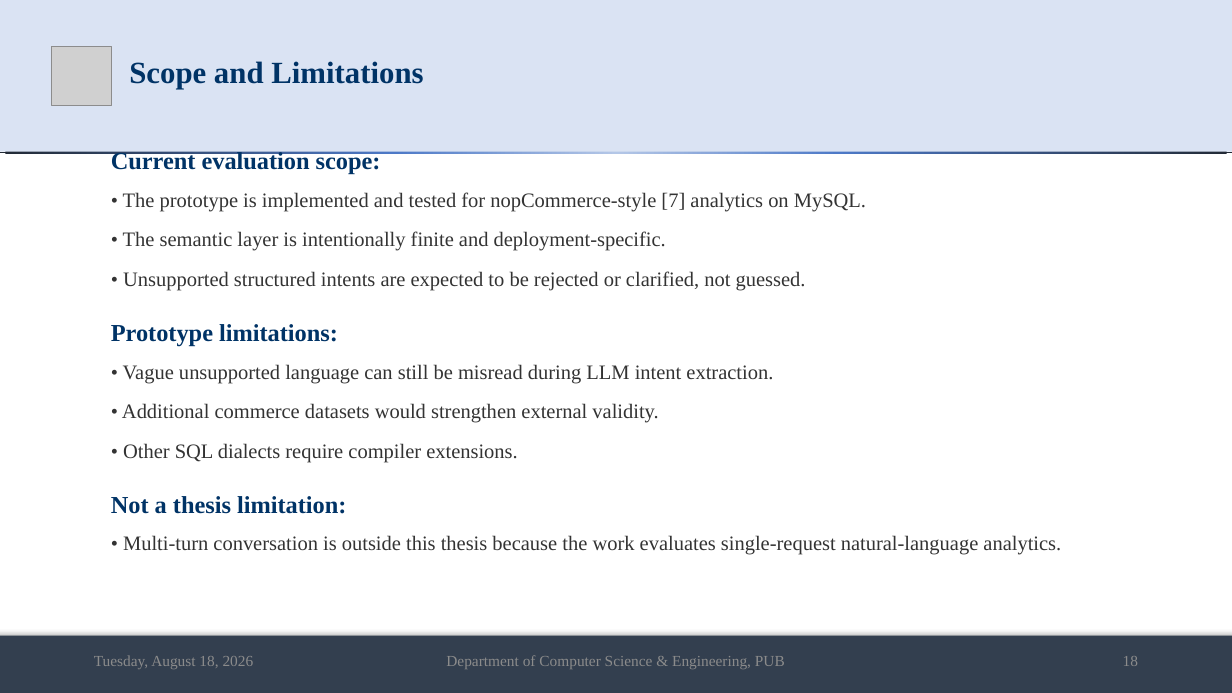
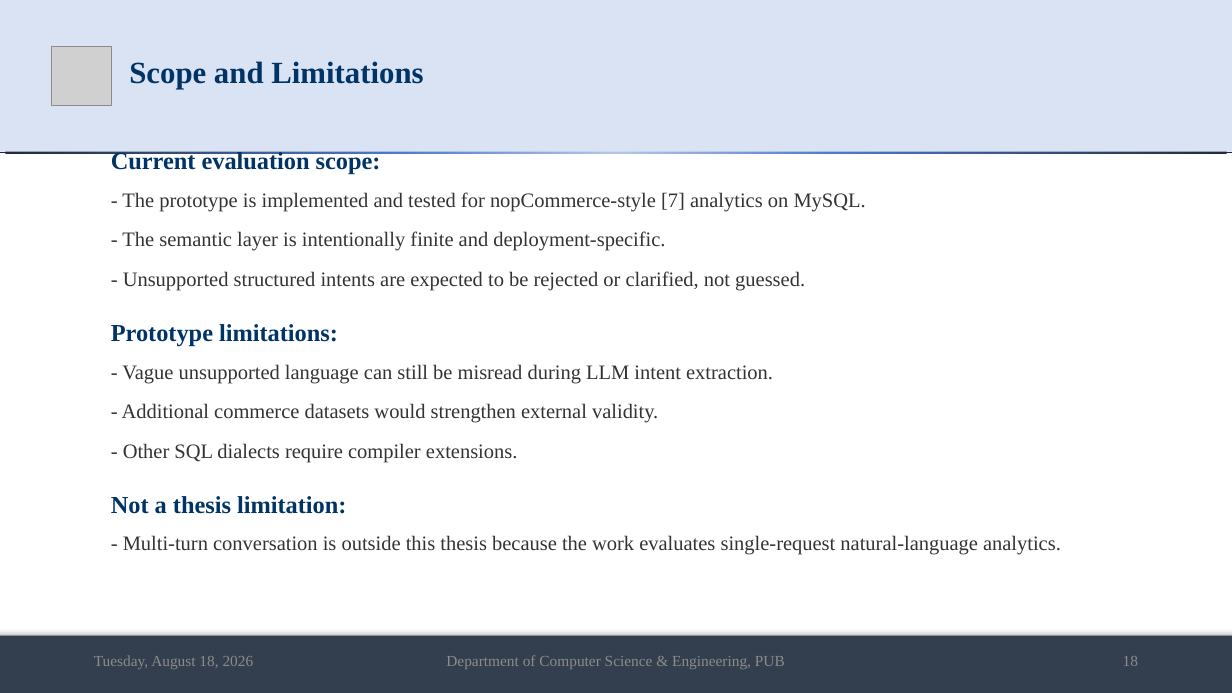
Before and after one commit to md-riaz/AEGIS-Research, a slide deck: slide 18 of docs/scripts/Md_Riaz_Final_Defense_0322310105101024.pptx. Drawn at 1232x693 pixels with LibreOffice and Linux fonts; fonts in the diff are those of the drawing; grey boxes stand for pictures. Boxes give left, top, right and bottom in pixels: in the first picture for what was removed or moved away, otherwise in the second. Text is boxed around its words. In the diff, an @@ line names an element or a change of style, - is before the commit and + after.

Commit message:
Polish thesis and defense writing

```diff
--- a/docs/scripts/Md_Riaz_Final_Defense_0322310105101024.pptx
+++ b/docs/scripts/Md_Riaz_Final_Defense_0322310105101024.pptx
@@ text at (x1=122, y1=192, x2=866, y2=291): text changed @@
-• The prototype is implemented and tested for nopCommerce-style [7] analytics on MySQL.
-• The semantic layer is intentionally finite and deployment-specific.
-• Unsupported structured intents are expected to be rejected or clarified, not guessed.
+- The prototype is implemented and tested for nopCommerce-style [7] analytics on MySQL.
+- The semantic layer is intentionally finite and deployment-specific.
+- Unsupported structured intents are expected to be rejected or clarified, not guessed.
@@ text at (x1=122, y1=364, x2=773, y2=463): text changed @@
-• Vague unsupported language can still be misread during LLM intent extraction.
-• Additional commerce datasets would strengthen external validity.
-• Other SQL dialects require compiler extensions.
+- Vague unsupported language can still be misread during LLM intent extraction.
+- Additional commerce datasets would strengthen external validity.
+- Other SQL dialects require compiler extensions.
@@ text at (x1=123, y1=535, x2=1061, y2=555): text changed @@
-• Multi-turn conversation is outside this thesis because the work evaluates single-request natural-language analytics.
+- Multi-turn conversation is outside this thesis because the work evaluates single-request natural-language analytics.
```
Also in this commit, not shown: 12 other slides changed, 2 slides added, 2 slides removed, 15 other files.
